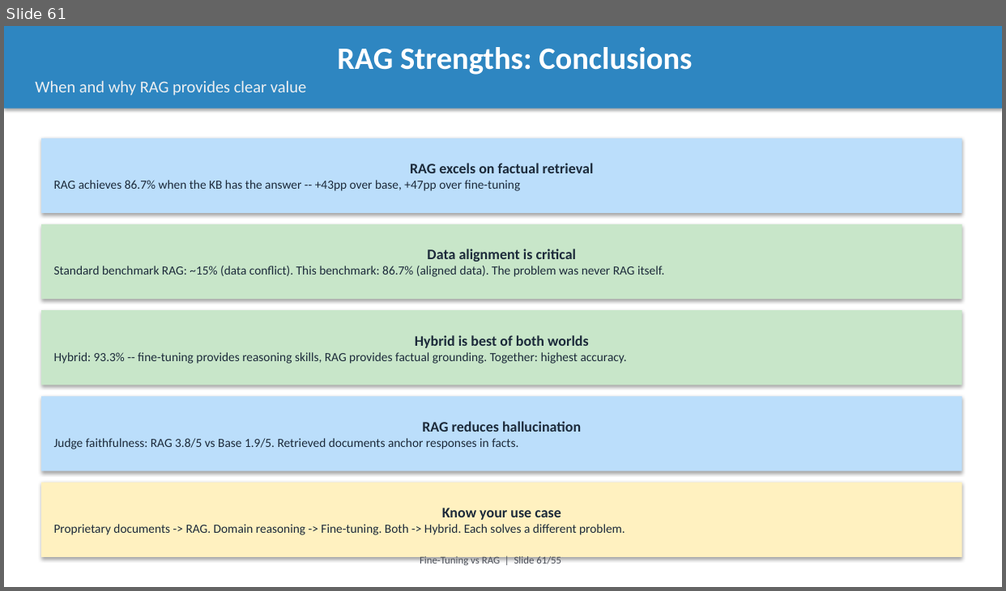
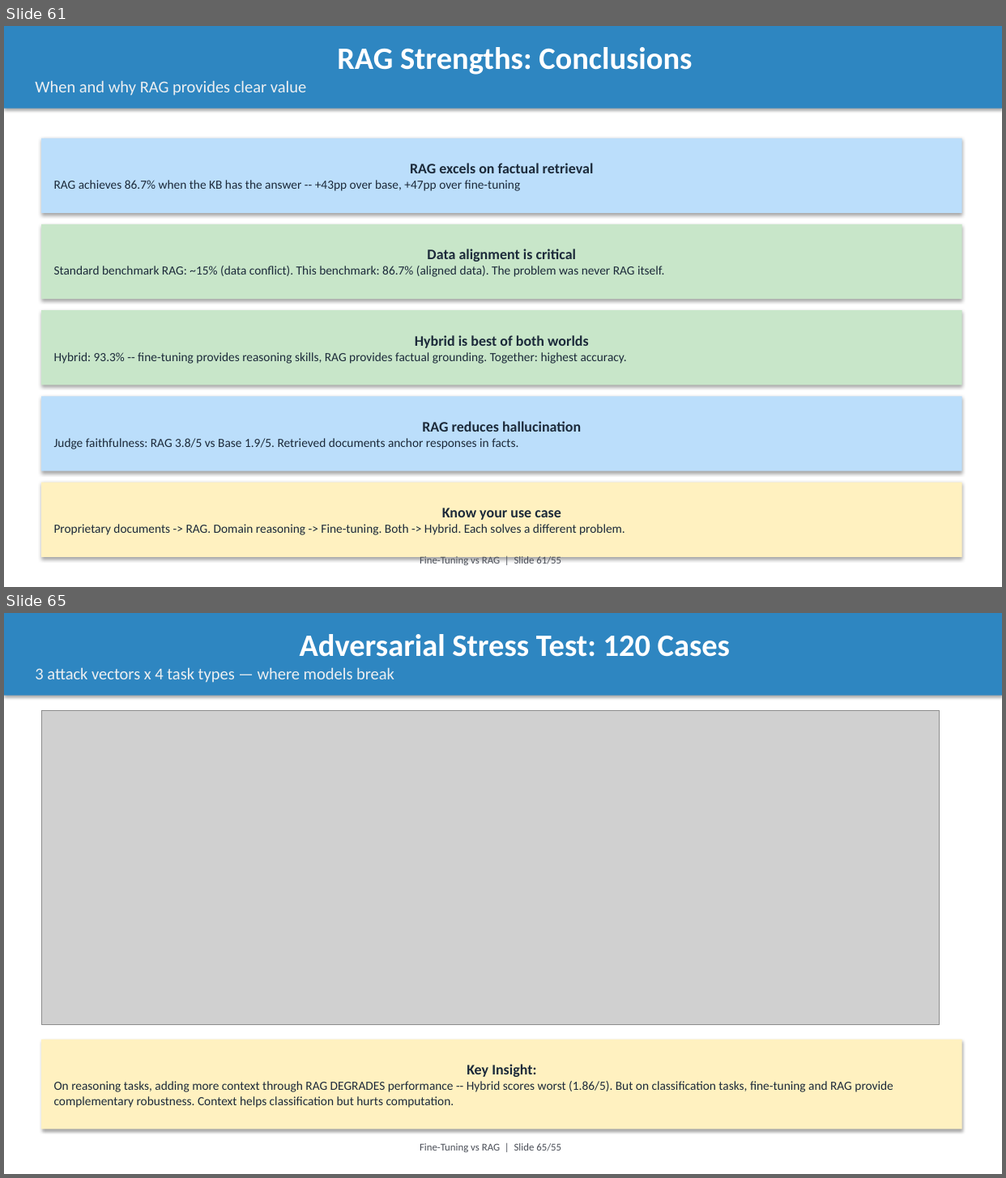
Before and after one commit to intelliswarm-ai/finetune-vs-rag, a slide deck: presentation.pptx. Shown one above the other, each under a label of ours: slide 61 before the commit, slides 61 and 65 after it; the slides between them are not shown. The pictures are 1006x591 and 1006x1178 pixels, drawn with LibreOffice and Linux fonts; fonts in the diff are those of the drawing; grey boxes stand for pictures. Boxes give left, top, right and bottom in pixels: in the first picture for what was removed or moved away, otherwise in the second. Text is boxed around its words. In the diff, an @@ line names an element or a change of style, - is before the commit and + after.

```diff
--- a/presentation.pptx
+++ b/presentation.pptx
@@ slide 65 added at (4, 613, 1002, 1174), background #FFFFFF @@
@@ rectangle added at (4, 613, 1002, 696), fill #2E86C1, 16 pt, text #ECEFF1 @@
+Adversarial Stress Test: 120 Cases
+3 attack vectors x 4 task types — where models break
@@ picture added at (41, 710, 940, 1024) @@
@@ rectangle added at (41, 1040, 962, 1130), fill #FFF1C0, 12 pt, text #1C2A3A @@
+Key Insight:
+On reasoning tasks, adding more context through RAG DEGRADES performance -- Hybrid scores worst (1.86/5). But on classification tasks, fine-tuning and RAG provide complementary robustness. Context helps classification but hurts computation.
@@ text added at (420, 1144, 561, 1152), 10 pt, text #4A4E57 @@
+Fine-Tuning vs RAG | Slide 65/55
```
Also in this commit, not shown: 7 other slides added, 13 other files.
